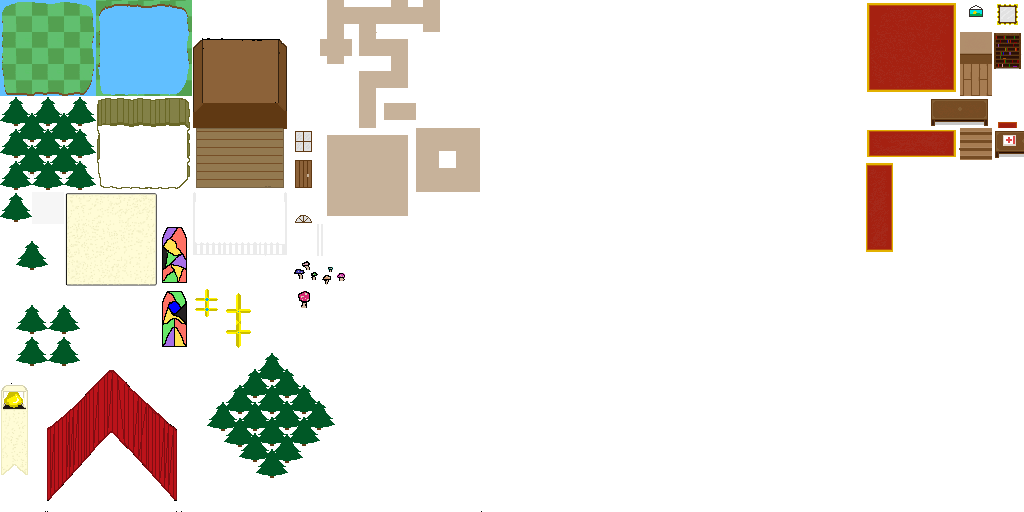
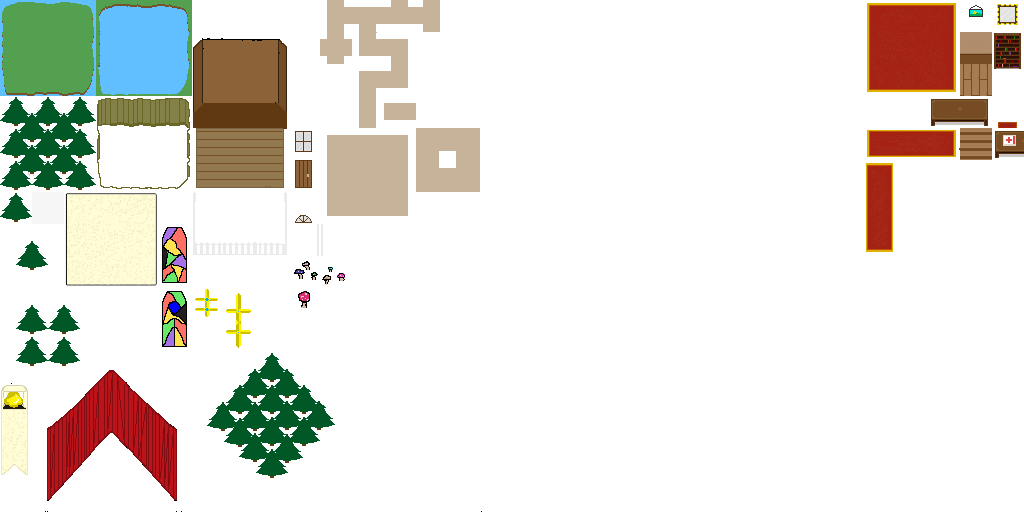
The second w=1024, h=512 image is a revision of the first. Changes to its layers:
painted on "Layer 1" over [96, 0, 192, 2]
painted on "grass around water" over [96, 0, 192, 96]
painted on "water around gras" over [4, 2, 113, 93]
painted on "grass base" over [2, 0, 102, 95]
